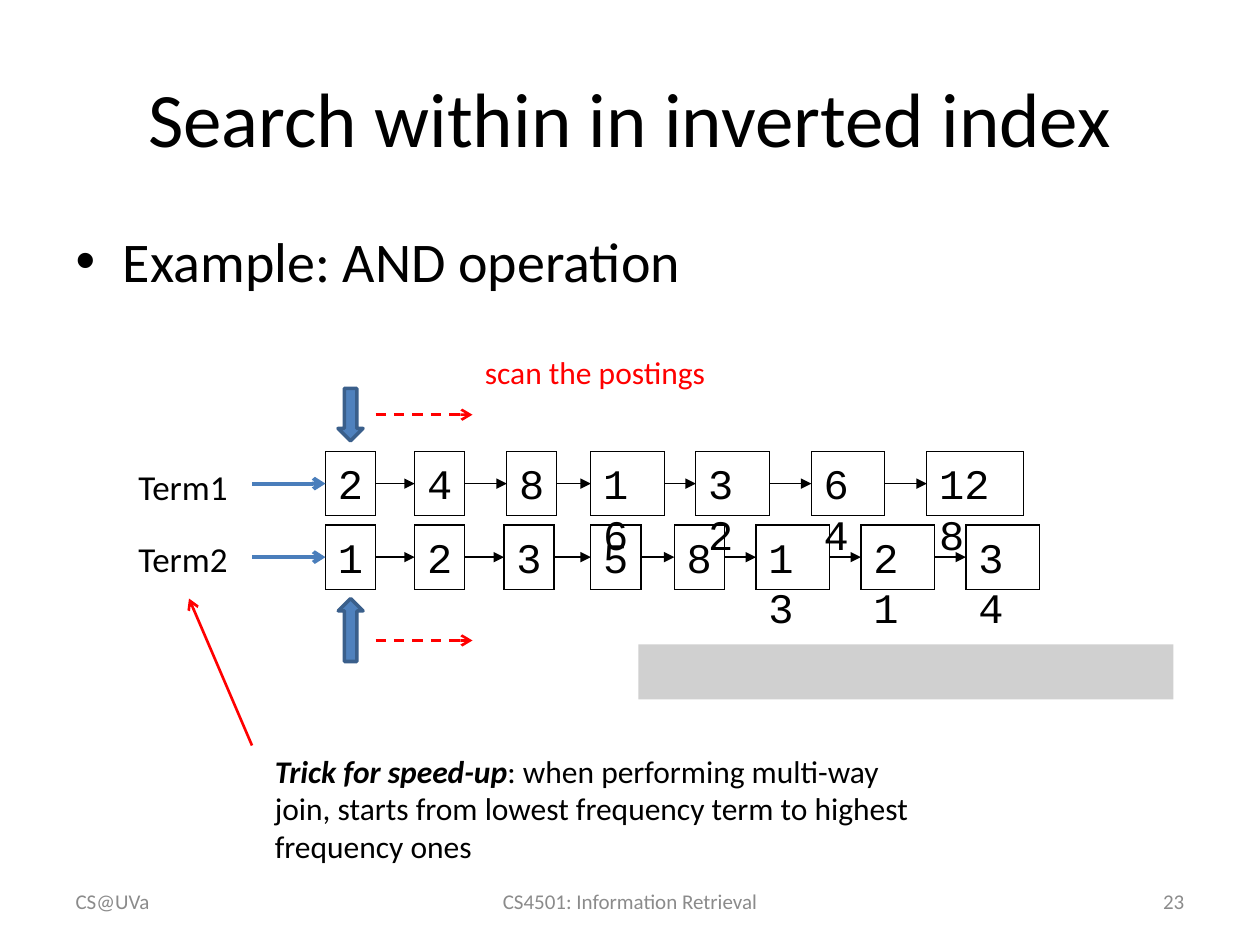
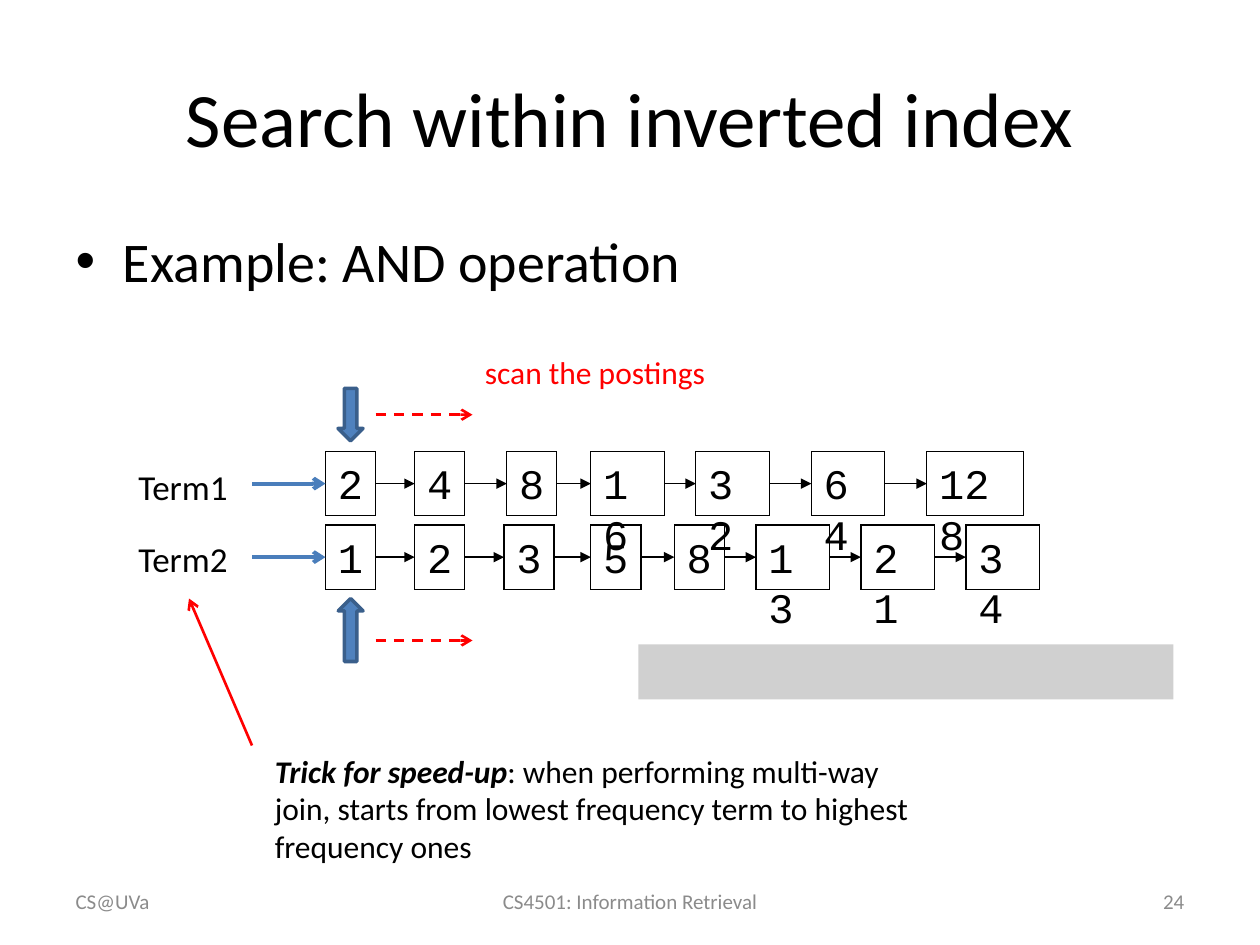
Before and after one commit to wang296/IR2015, a slide deck: slide 24 of docs/Inverted Index.pptx (slide 23 before the commit). Drawn at 1260x945 pixels with LibreOffice and Linux fonts; fonts in the diff are those of the drawing; grey boxes stand for pictures. Boxes give left, top, right and bottom in pixels: in the first picture for what was removed or moved away, otherwise in the second. Text is boxed around its words. In the diff, an @@ line names an element or a change of style, - is before the commit and + after.

```diff
--- a/docs/Inverted Index.pptx
+++ b/docs/Inverted Index.pptx
@@ title at bbox=[186, 93, 1073, 148]: text changed @@
-Search within in inverted index
+Search within inverted index
@@ page number at bbox=[1163, 895, 1184, 909]: text changed @@
-23
+24
```
Also in this commit, not shown: 2 other slides changed, 1 slide added, 5 other files.
